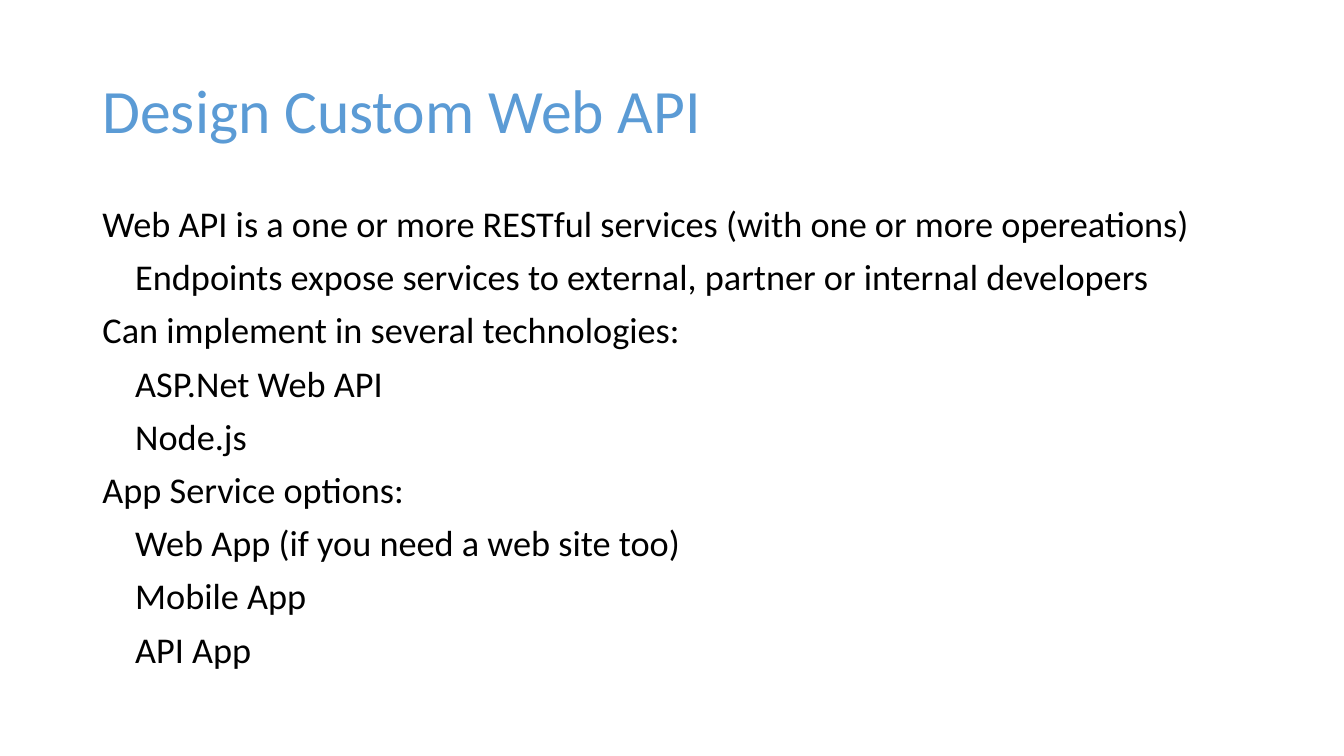
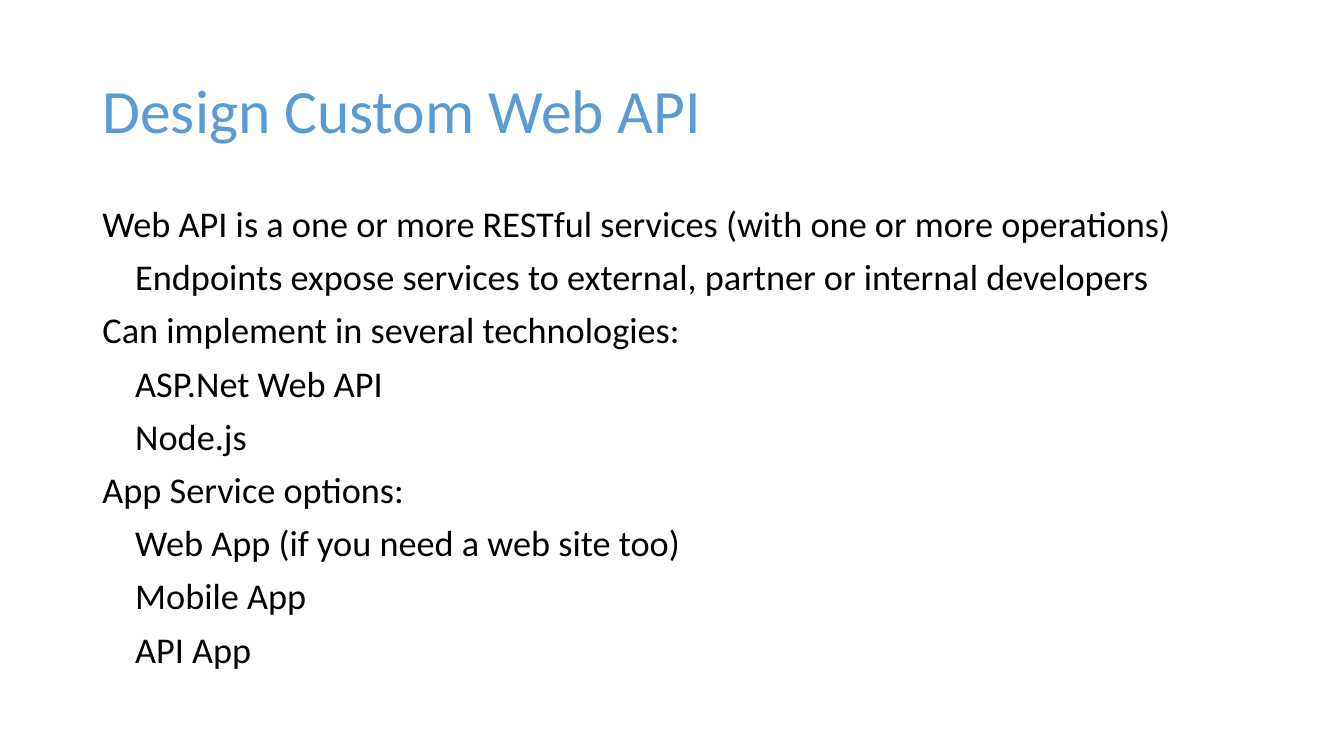
Before and after one commit to guruskill/70-534, a slide deck: slide 13 of Presentations/2017-10-Hartford/70-534-WebAndMobile.pptx (slide 15 before the commit). Drawn at 1344x756 pixels with LibreOffice and Linux fonts; fonts in the diff are those of the drawing. Boxes give left, top, right and bottom in pixels: in the first picture for what was removed or moved away, otherwise in the second. Text is boxed around its words. In the diff, an @@ line names an element or a change of style, - is before the commit and + after.

```diff
--- a/Presentations/2017-10-Hartford/70-534-WebAndMobile.pptx
+++ b/Presentations/2017-10-Hartford/70-534-WebAndMobile.pptx
@@ text at <box>102,210,1170,243</box>: text changed @@
-Web API is a one or more RESTful services (with one or more opereations)
+Web API is a one or more RESTful services (with one or more operations)
```
Also in this commit, not shown: 10 other slides changed, 2 slides removed, 29 other files.
